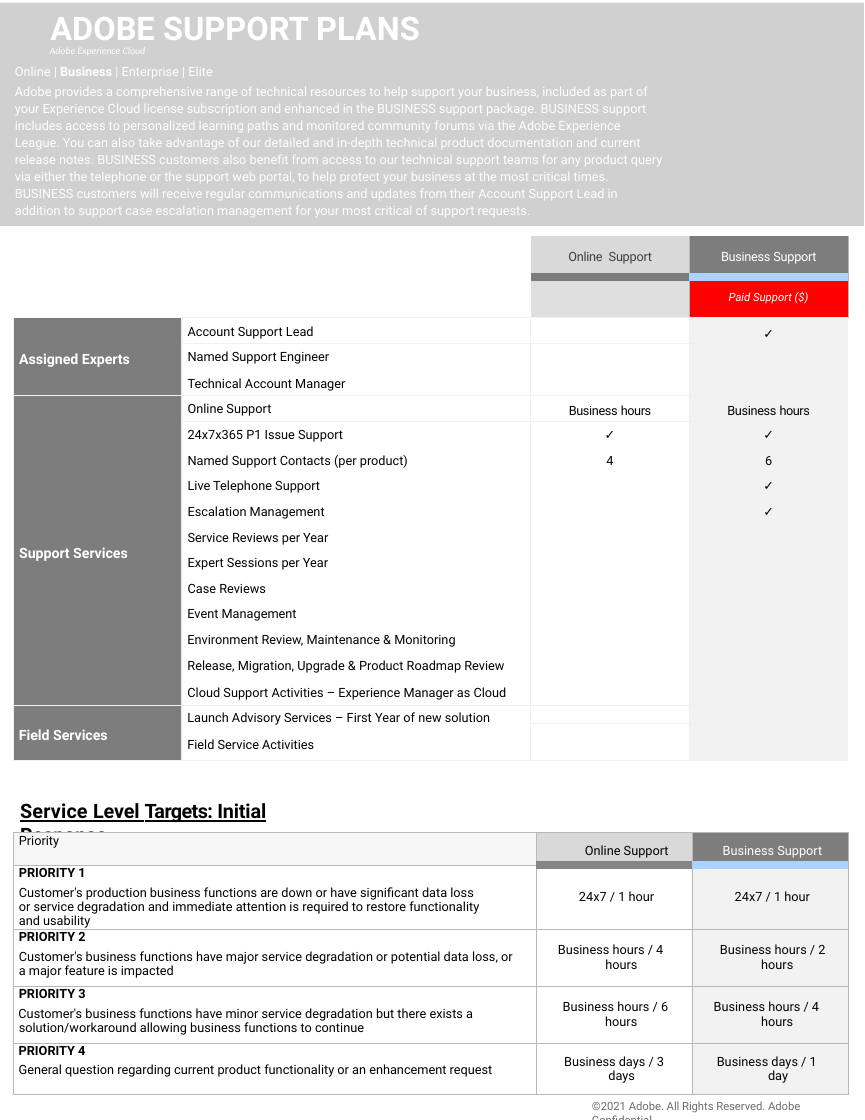
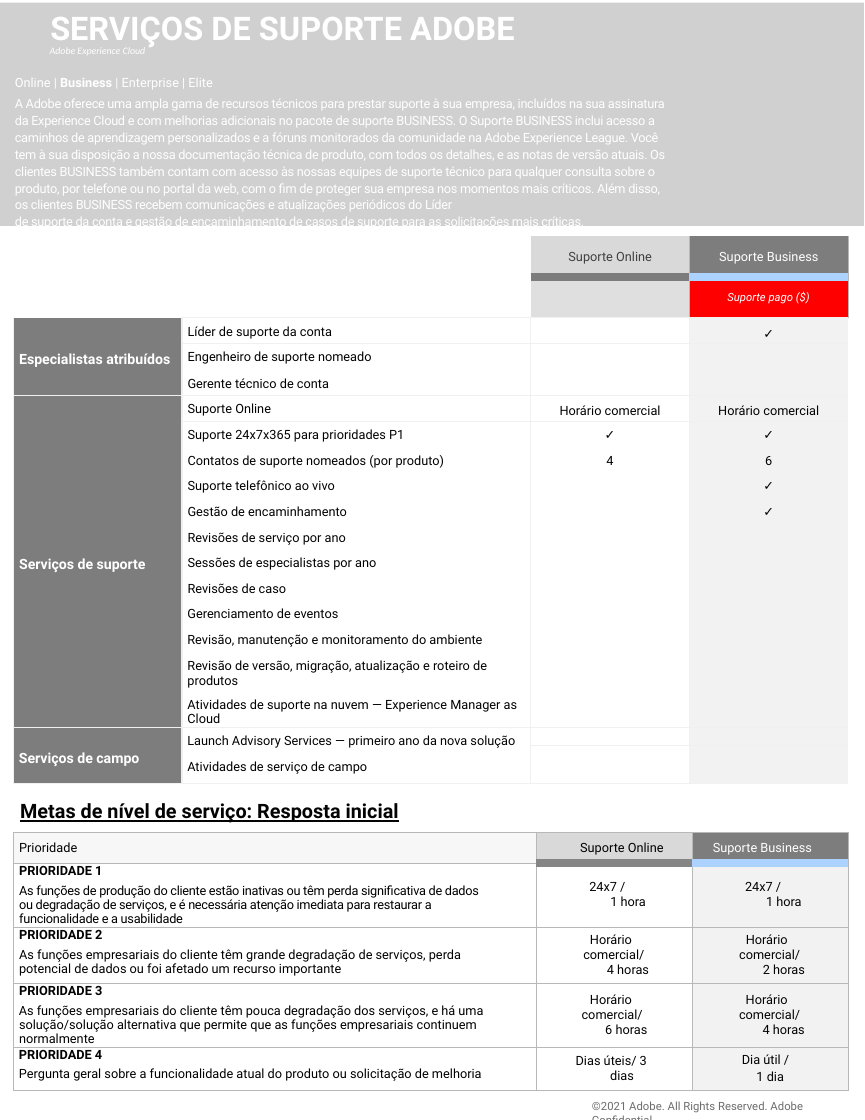
Before and after one commit to AdobeDocs/support-resources.pt-BR, a slide deck: slide 1 of help/data-sheets/assets/BusinessSupportDatasheet.pptx. Drawn at 865x1120 pixels with LibreOffice and Linux fonts; fonts in the diff are those of the drawing; grey boxes stand for pictures; background and template pictures are left out. Boxes give left, top, right and bottom in pixels: in the first picture for what was removed or moved away, otherwise in the second. Text is boxed around its words. In the diff, an @@ line names an element or a change of style, - is before the commit and + after.

```diff
--- a/help/data-sheets/assets/BusinessSupportDatasheet.pptx
+++ b/help/data-sheets/assets/BusinessSupportDatasheet.pptx
@@ title at (x1=50, y1=17, x2=514, y2=47): text changed @@
-ADOBE SUPPORT PLANS
+SERVIÇOS DE SUPORTE ADOBE
@@ text "Online | Business | Enterprise ..." moved from (x1=15, y1=67, x2=662, y2=217) to (x1=15, y1=78, x2=665, y2=231) @@
@@ text at (x1=15, y1=99, x2=665, y2=231): text changed @@
-Adobe provides a comprehensive range of technical resources to help support your business, included as part of your Experience Cloud license subscription and enhanced in the BUSINESS support package. BUSINESS support includes access to personalized learning paths and monitored community forums via the Adobe Experience League. You can also take advantage of our detailed and in-depth technical product documentation and current release notes. BUSINESS customers also benefit from access to our technical support teams for any product query via either the telephone or the support web portal, to help protect your business at the most critical times. BUSINESS customers will receive regular communications and updates from their Account Support Lead in addition to support case escalation management for your most critical of support requests.
+A Adobe oferece uma ampla gama de recursos técnicos para prestar suporte à sua empresa, incluídos na sua assinatura da Experience Cloud e com melhorias adicionais no pacote de suporte BUSINESS. O Suporte BUSINESS inclui acesso a caminhos de aprendizagem personalizados e a fóruns monitorados da comunidade na Adobe Experience League. Você tem à sua disposição a nossa documentação técnica de produto, com todos os detalhes, e as notas de versão atuais. Os clientes BUSINESS também contam com acesso às nossas equipes de suporte técnico para qualquer consulta sobre o produto, por telefone ou no portal da web, com o fim de proteger sua empresa nos momentos mais críticos. Além disso, os clientes BUSINESS recebem comunicações e atualizações periódicos do Líder
+de suporte da conta e gestão de encaminhamento de casos de suporte para as solicitações mais críticas.
@@ table at (x1=13, y1=236, x2=849, y2=778) @@
-row 1, column 3: Online Support
+row 1, column 3: Suporte Online
-row 1, column 4: Business Support
+row 1, column 4: Suporte Business
-row 2, column 4: Paid Support ($)
+row 2, column 4: Suporte pago ($)
-row 3, column 1: Assigned Experts
+row 3, column 1: Especialistas atribuídos
-row 3, column 2: Account Support Lead
+row 3, column 2: Líder de suporte da conta
-row 4, column 2: Named Support Engineer
+row 4, column 2: Engenheiro de suporte nomeado
-row 5, column 2: Technical Account Manager
+row 5, column 2: Gerente técnico de conta
-row 6: Support Services | Online Support | Business hours | Business hours
+row 6: Serviços de suporte | Suporte Online | Horário comercial | Horário comercial
-row 7, column 2: 24x7x365 P1 Issue Support
+row 7, column 2: Suporte 24x7x365 para prioridades P1
-row 8, column 2: Named Support Contacts (per product)
+row 8, column 2: Contatos de suporte nomeados (por produto)
-row 9, column 2: Live Telephone Support
+row 9, column 2: Suporte telefônico ao vivo
-row 10, column 2: Escalation Management
+row 10, column 2: Gestão de encaminhamento
-row 11, column 2: Service Reviews per Year
+row 11, column 2: Revisões de serviço por ano
-row 12, column 2: Expert Sessions per Year
+row 12, column 2: Sessões de especialistas por ano
-row 13, column 2: Case Reviews
+row 13, column 2: Revisões de caso
-row 14, column 2: Event Management
+row 14, column 2: Gerenciamento de eventos
-row 15, column 2: Environment Review, Maintenance & Monitoring
+row 15, column 2: Revisão, manutenção e monitoramento do ambiente
-row 16, column 2: Release, Migration, Upgrade & Product Roadmap Review
+row 16, column 2: Revisão de versão, migração, atualização e roteiro de produtos
-row 17, column 2: Cloud Support Activities – Experience Manager as Cloud
+row 17, column 2: Atividades de suporte na nuvem — Experience Manager as Cloud
-row 18, column 1: Field Services
+row 18, column 1: Serviços de campo
-row 18, column 2: Launch Advisory Services – First Year of new solution / Field Service Activities
+row 18, column 2: Launch Advisory Services — primeiro ano da nova solução / Atividades de serviço de campo
@@ text at (x1=20, y1=803, x2=399, y2=823): text changed @@
-Service Level Targets: Initial Response
+Metas de nível de serviço: Resposta inicial
@@ table at (x1=13, y1=832, x2=848, y2=1085) @@
-row 1: Priority | Online Support | Business Support
+row 1: Prioridade | Suporte Online | Suporte Business
-row 2: PRIORITY 1 / Customer's production business functions are down or have significant data loss or service degradation and immediate attention is required to restore functionality and usability | 24x7 / 1 hour | 24x7 / 1 hour
+row 2: PRIORIDADE 1 / As funções de produção do cliente estão inativas ou têm perda significativa de dados ou degradação de serviços, e é necessária atenção imediata para restaurar a funcionalidade e a usabilidade | 24x7 / 1 hora | 24x7 / 1 hora
-row 3: PRIORITY 2 / Customer's business functions have major service degradation or potential data loss, or a major feature is impacted | Business hours / 4 hours | Business hours / 2 hours
+row 3: PRIORIDADE 2 / As funções empresariais do cliente têm grande degradação de serviços, perda potencial de dados ou foi afetado um recurso importante | Horário comercial/ 4 horas | Horário comercial/ 2 horas
-row 4: PRIORITY 3 / Customer's business functions have minor service degradation but there exists a solution/workaround allowing business functions to continue | Business hours / 6 hours | Business hours / 4 hours
+row 4: PRIORIDADE 3 / As funções empresariais do cliente têm pouca degradação dos serviços, e há uma solução/solução alternativa que permite que as funções empresariais continuem normalmente | Horário comercial/ 6 horas | Horário comercial/ 4 horas
-row 5: PRIORITY 4 / General question regarding current product functionality or an enhancement request | Business days / 3 days | Business days / 1 day
+row 5: PRIORIDADE 4 / Pergunta geral sobre a funcionalidade atual do produto ou solicitação de melhoria | Dias úteis/ 3 dias | Dia útil / / 1 dia
@@ text "©2021 Adobe. All Rights Reserved. ..." at (x1=592, y1=1101, x2=803, y2=1113): letter spacing -0.1 to 0 pt @@
```
Also in this commit, not shown: 2 other slides changed, 7 other files.
